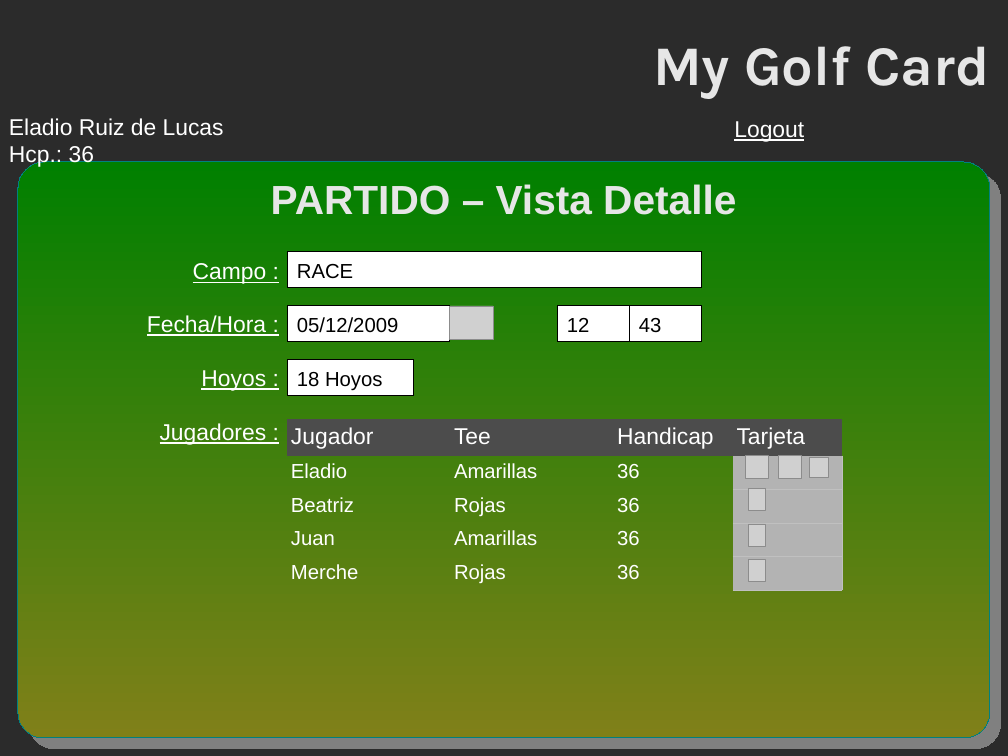
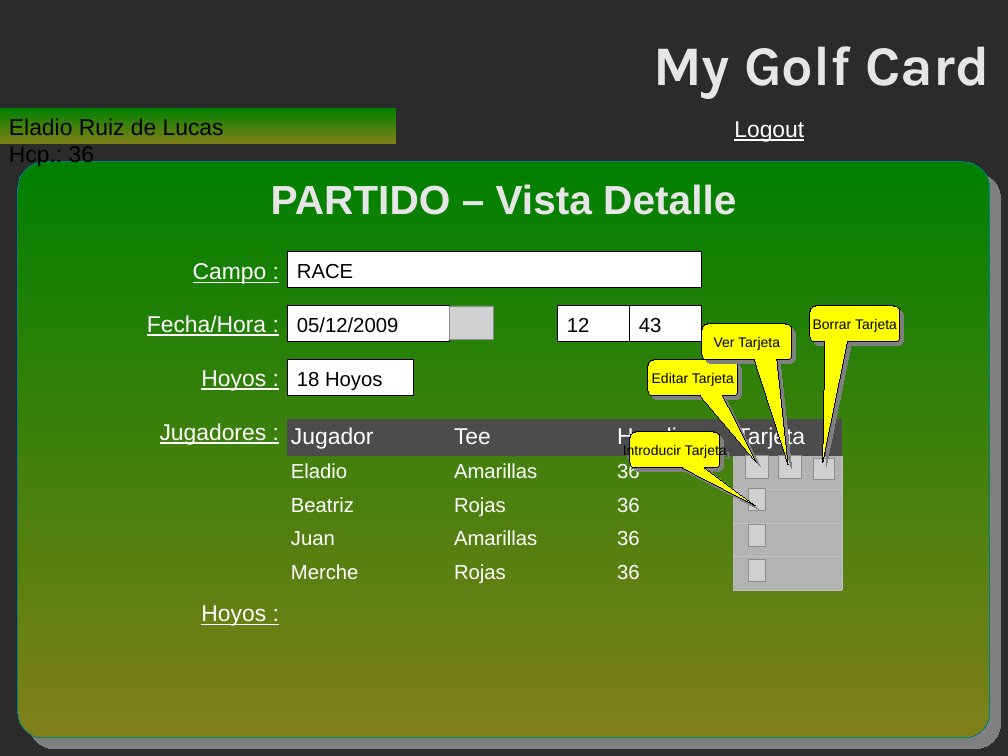
Before and after one commit to eladioruiz/golf, a slide deck: slide 6 of doc/technical_documentation/golf_01.odp (slide 4 before the commit). Drawn at 1008x756 pixels with LibreOffice and Linux fonts; fonts in the diff are those of the drawing; grey boxes stand for pictures; background and template pictures are left out; a plain dark background stands for a picture behind light text. Boxes give left, top, right and bottom in pixels: in the first picture for what was removed or moved away, otherwise in the second. Text is boxed around its words. In the diff, an @@ line names an element or a change of style, - is before the commit and + after.

```diff
--- a/doc/technical_documentation/golf_01.odp
+++ b/doc/technical_documentation/golf_01.odp
@@ rectangle "Eladio Ruiz de Lucas Hcp.: ...": place and size @@
-rectangle "Eladio Ruiz de Lucas Hcp.: ..." at box(9, 118, 224, 168)
+rectangle "Eladio Ruiz de Lucas Hcp.: ..." at box(0, 108, 396, 144)
@@ rectangle "Eladio Ruiz de Lucas Hcp.: ..." at box(0, 108, 396, 144): text colour #FFFFFF to #000000; fill none to gradient #008000 to #028000 to #038001 to #058001 to #068001 to #088001 @@
@@ rounded rectangle "PARTIDO – Vista Detalle" at box(18, 162, 991, 738): fill gradient #008000 to #808019 to gradient #008000 to #028000 to #038001 to #058001 to #068001 to #088001 @@
@@ rounded speech box added at box(702, 324, 792, 359), fill #FFFF00, outline #000000 0 pt, 11 pt, text #000000 @@
+Ver Tarjeta
@@ rounded speech box added at box(810, 306, 900, 342), fill #FFFF00, outline #000000 0 pt, 11 pt, text #000000 @@
+Borrar Tarjeta
@@ rounded speech box added at box(649, 360, 738, 396), fill #FFFF00, outline #000000 0 pt, 11 pt, text #000000 @@
+Editar Tarjeta
@@ rounded speech box added at box(630, 432, 720, 467), fill #FFFF00, outline #000000 0 pt, 11 pt, text #000000 @@
+Introducir Tarjeta
@@ picture: place and size @@
-picture at box(810, 457, 829, 477)
+picture at box(813, 459, 834, 480)
@@ text added at box(201, 605, 266, 626), 18 pt, text #FFFFFF, underline @@
+Hoyos :
```
Also in this commit, not shown: 8 other slides changed, 2 slides added, 21 other files.
